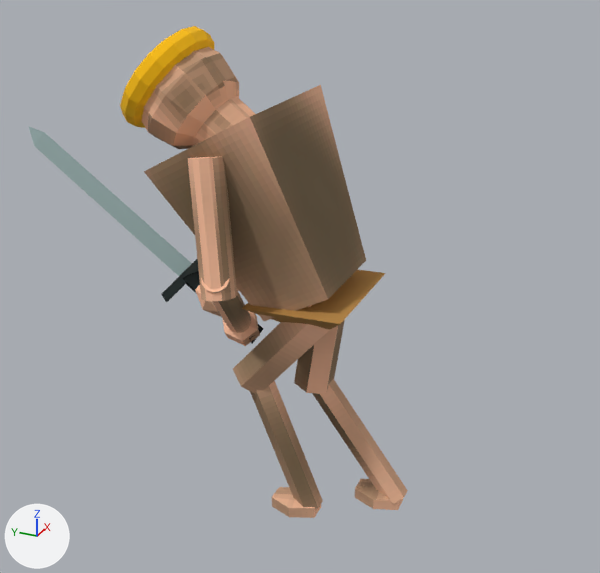
What one commit did to the glTF model Models/mainDude.gltf.
One viewpoint serves both versions: a 50 mm camera at (-1.705, -0.717, 1.479) aimed at (-0.062, 0.022, 0.657). Every picture has the same lights, and +X, +Y and +Z are marked at lower left. Both versions are drawn at frame 15 of the action 'dodge'; the numbers are the values there.
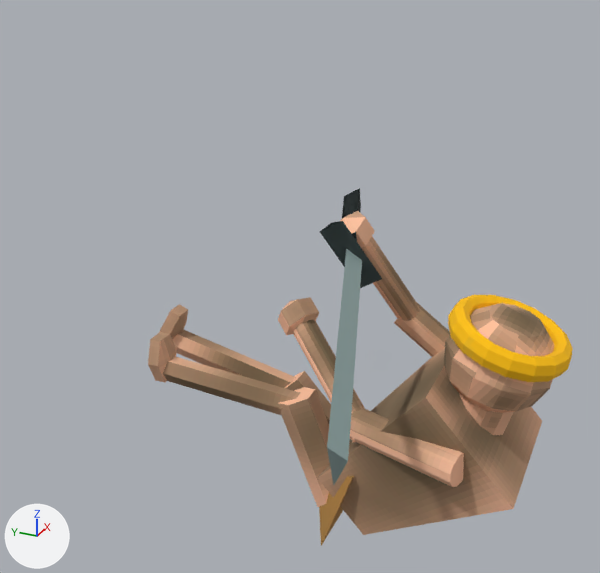
Not drawn themselves, but carrying or shaping drawn objects: ob_pelvis, ob_body, ob_head, ob_rarm, ob_relbow, ob_larm, ob_lelbow, ob_leg, ob_lee, ob_loot, ob_reg, ob_ree, ob_root.

What the commit changed:
Object 'Pelvis' (ob_pelvis) moves from (0.0, 0.0, 0.5) to (0.0, 0.0, 0.138).
Object 'Pelvis' (ob_pelvis) turns from (-2.5, 0, 0) to (108, 0, 0) degrees about x, y and z.
Object 'Body' (ob_body) turns from (-26, 0, 0) to (-61, 0, 0) degrees about x, y and z.
Object 'Head' (ob_head) turns from (-24, 0, 0) to (-32, 0, 0) degrees about x, y and z.
Object 'Rarm' (ob_rarm) turns from (58, 61, 61) to (75, 14, 86) degrees about x, y and z.
Object 'Relbow' (ob_relbow) turns from (26, -32, 14) to (-73, -24, 118) degrees about x, y and z.
Object 'Larm' (ob_larm) turns from (62, -68, -65) to (-70, -134, 65) degrees about x, y and z.
Object 'Lelbow' (ob_lelbow) turns from (-10, 40, -50) to (-33, 76, -72) degrees about x, y and z.
Object 'Leg' (ob_leg) turns from (43, 0, 0) to (50, 0, 0) degrees about x, y and z.
Object 'Lee' (ob_lee) turns from (-63, 0, 0) to (-65, 0, 0) degrees about x, y and z.
Object 'Loot' (ob_loot) turns from (20, 0, 0) to (-5.7, 0, 0) degrees about x, y and z.
Object 'Reg' (ob_reg) turns from (11, 0, 0) to (30, 0, 0) degrees about x, y and z.
Object 'Ree' (ob_ree) turns from (-45, 0, 0) to (-36, 0, 0) degrees about x, y and z.
Object 'Root' (ob_root) turns from (37, 0, 0) to (12, 0, 0) degrees about x, y and z.

Changed parts and their boxes [x1, y1, x2, y2] in the pictures (600 x 573 px):
'cuboid', moved, turned: before [144, 85, 366, 321]; after [318, 347, 542, 535]
'sphere', moved, turned: before [141, 47, 239, 149]; after [444, 303, 554, 413]
'cylinder.003', moved, turned: before [188, 156, 237, 301]; after [350, 409, 464, 487]
'torus', moved, turned: before [120, 26, 214, 128]; after [448, 295, 573, 382]
'tube.002', moved, turned: before [29, 127, 192, 276]; after [327, 249, 362, 485]
'cylinder.005', moved, turned: before [233, 305, 329, 394]; after [278, 387, 330, 507]
'cylinder.006', moved, turned: before [250, 380, 323, 509]; after [163, 356, 300, 415]
'cylinder.008', moved, turned: before [312, 379, 408, 504]; after [172, 329, 296, 388]
'pyramid', moved, turned: before [241, 269, 385, 330]; after [319, 476, 354, 546]
'cylinder.004', moved, turned: before [201, 278, 251, 333]; after [293, 320, 365, 442]
'cylinder.007', moved, turned: before [294, 320, 345, 394]; after [285, 371, 331, 424]
'cylinder', moved, turned: before [192, 96, 255, 146]; after [459, 393, 514, 435]
'cylinder.002', moved, turned (not visible before): after [362, 237, 420, 321]
'tube.001', moved, turned: before [161, 259, 199, 302]; after [320, 221, 382, 288]
'sphere.003', moved, turned: before [272, 487, 321, 518]; after [148, 332, 177, 382]
'sphere.002', moved, turned: before [222, 311, 260, 346]; after [278, 297, 319, 335]
'cylinder.001', moved, turned (not visible before): after [394, 303, 450, 357]
'sphere.004', moved, turned: before [355, 479, 403, 510]; after [160, 304, 188, 339]
'sphere.001', moved, turned: before [195, 285, 221, 317]; after [340, 211, 375, 248]
'tube', moved, turned: before [183, 271, 263, 344]; after [342, 188, 361, 241]
